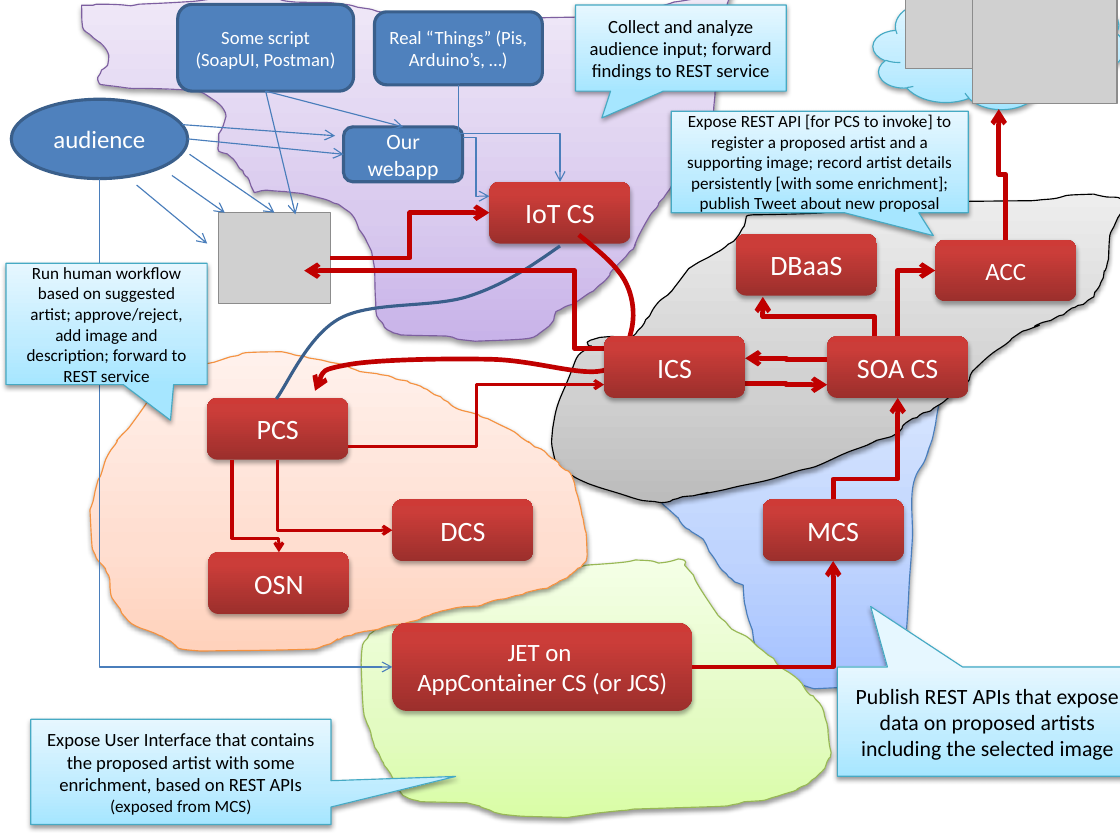
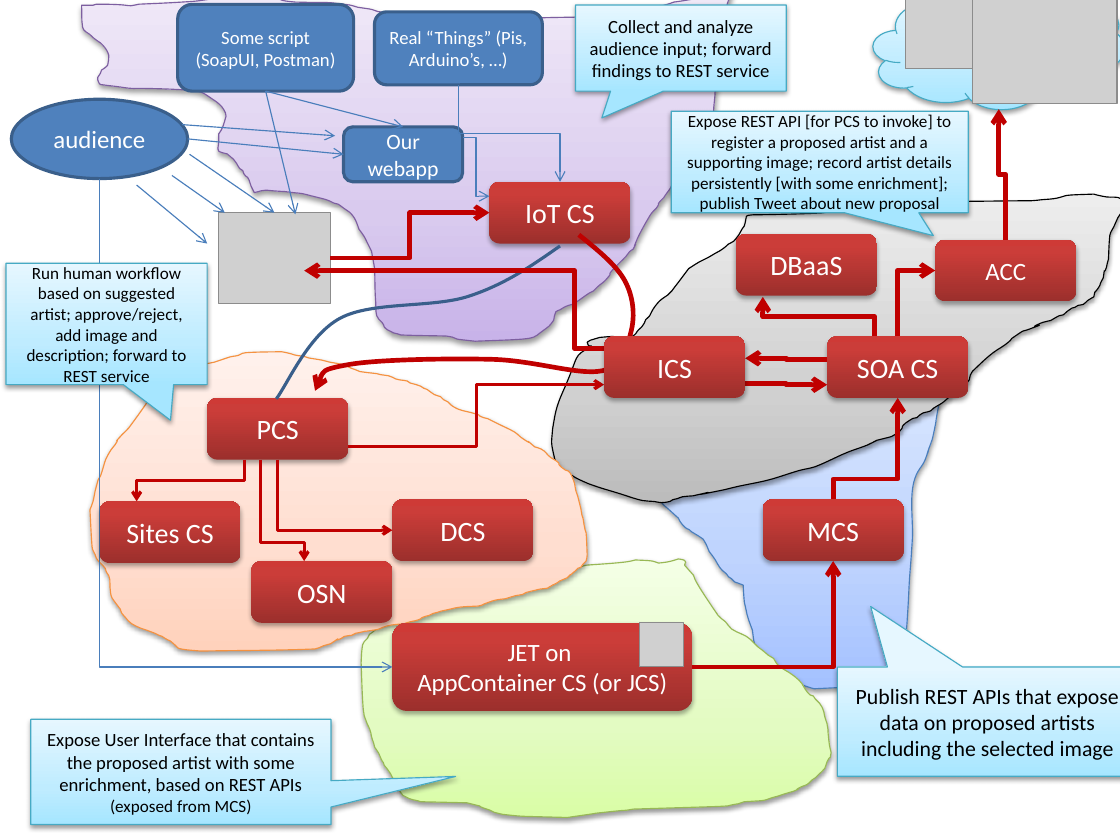
Before and after one commit to lucasjellema/aced-cloud-demo-ofmw2016-valencia, a slide deck: slide 4 of ofmw-forum2016-valencia-demo.pptx. Drawn at 1120x840 pixels with LibreOffice and Linux fonts; fonts in the diff are those of the drawing; grey boxes stand for pictures. Boxes give left, top, right and bottom in pixels: in the first picture for what was removed or moved away, otherwise in the second. Text is boxed around its words. In the diff, an @@ line names an element or a change of style, - is before the commit and + after.

Commit message:
Added Sites CS

```diff
--- a/ofmw-forum2016-valencia-demo.pptx
+++ b/ofmw-forum2016-valencia-demo.pptx
@@ elbow arrow added from (244, 459) to (137, 502), #C00000 2 pt @@
@@ elbow arrow moved from (232, 459) - (279, 552) to (260, 459) - (305, 561) @@
@@ rounded rectangle added at (100, 502, 241, 563), fill gradient #9C2F2D to #CB3E3A to #CE3B37, 18 pt, text #FFFFFF @@
+Sites CS
@@ rounded rectangle "OSN": place and size @@
-rounded rectangle "OSN" at (208, 552, 349, 614)
+rounded rectangle "OSN" at (251, 561, 392, 623)
@@ picture added at (640, 623, 683, 666) @@
```
Also in this commit, not shown: 5 other slides changed.
